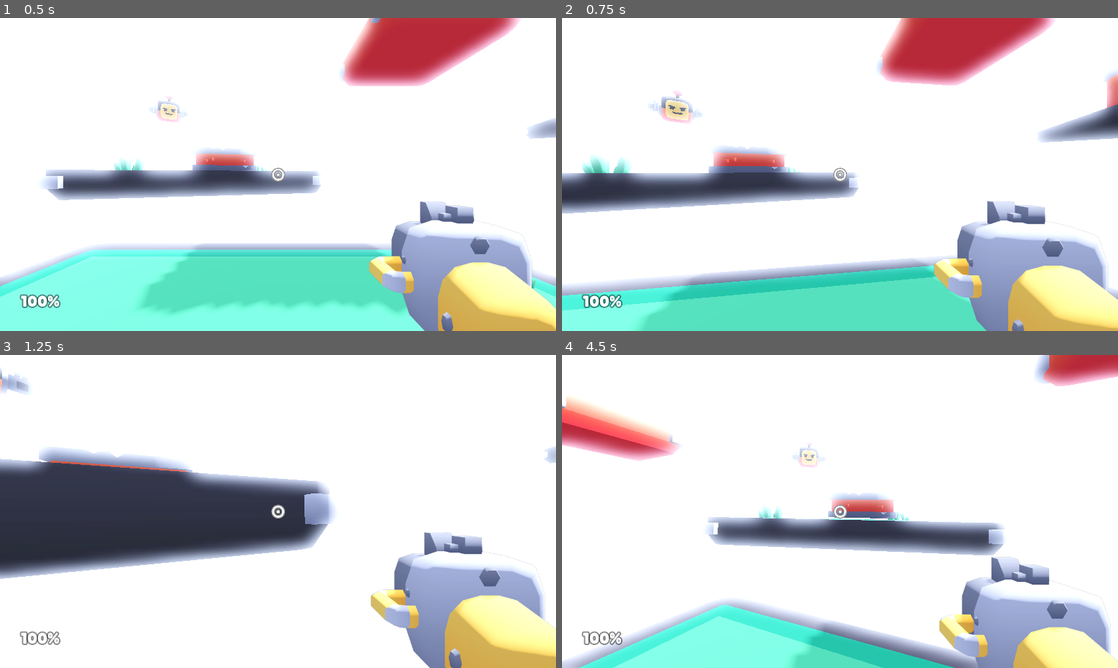
Above: before the commit, frames 1-4 (two rows, left to right).
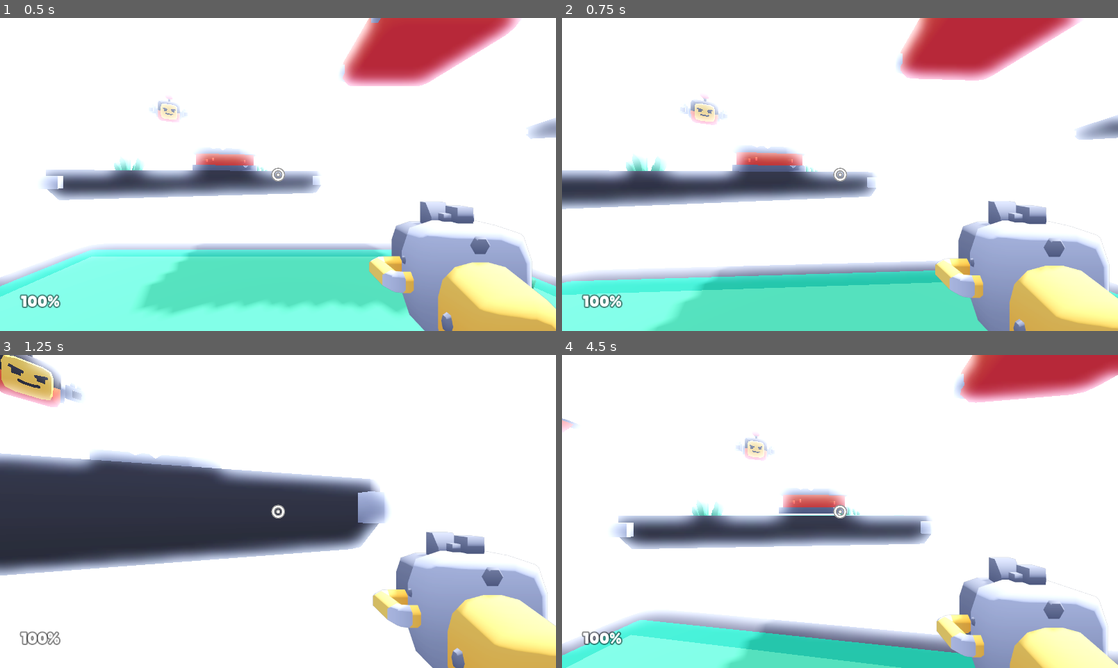
Above: after the commit, the same moments.

Repository: marcospb19/firestone
Game: Godot game, scene res://scenes/main.tscn
Same seed, same stepped clock (60 frames per second), same inputs: the game is played once before the commit and once after it.
Inputs (mouse positions are in pixels of both pictures, inside the frame that each line leads up to):
- Up to frame 1 (0.5 s): no input
- Up to frame 2 (0.75 s): move the mouse to (867, 174) at 0.52 s; hold W (move_forward) from 0.53 s (still down); click (867, 174) at 0.6 s
- Up to frame 3 (1.25 s): keep holding W (move_forward); tap Space (jump) at 0.77 s
- Up to frame 4 (4.5 s): keep holding W (move_forward); move the mouse to (812, 511) at 1.27 s; right-click (812, 511) at 1.35 s; tap Space (jump) at 1.52, 3.02, 3.77 s; click (812, 511) at 1.55 s; move the mouse to (851, 505) at 2.02 s; click (851, 505) at 2.1 s; move the mouse to (834, 517) at 2.77 s; tap E (weapon_toggle) at 2.85 s; click (834, 517) at 3.05 s; move the mouse to (878, 514) at 3.52 s; click (878, 514) at 3.6 s; move the mouse to (795, 508) at 4.27 s; right-click (795, 508) at 4.35 s

Frame 1 is identical in both runs. In frame 2, 14% of the frame differs, in the area x 0-100%, y 0-100%; in frame 3, 9.8%; in frame 4, 22%.

Commit message:
fix sensitivity scale
and remove roll camera rotation

Diff:
--- a/objects/player.gd
+++ b/objects/player.gd
@@ -20,8 +20,7 @@
 var weapon: Weapon
 var weapon_index := 0
 var mouse_captured := true
-var mouse_input: Vector2
-var mouse_sensitivity := 500
+var mouse_sensitivity := 0.0008
 var gamepad_sensitivity := 0.075
 var movement_velocity: Vector3
 var rotation_target: Vector3
@@ -56,9 +55,6 @@
 	velocity = applied_velocity
 	self.move_and_slide()
 
-	# Rotation
-	camera.rotation.z = -mouse_input.x * 25 * delta
-
 	camera.rotation.x = rotation_target.x
 	rotation.y = rotation_target.y
 
@@ -86,10 +82,8 @@
 
 func _input(event):
 	if event is InputEventMouseMotion and mouse_captured:
-		mouse_input = event.relative / mouse_sensitivity
-
-		rotation_target.y -= event.relative.x / mouse_sensitivity
-		rotation_target.x -= event.relative.y / mouse_sensitivity
+		rotation_target.y -= event.relative.x * mouse_sensitivity
+		rotation_target.x -= event.relative.y * mouse_sensitivity
 
 func handle_controls(delta: float):
 	# Mouse capture
@@ -100,8 +94,6 @@
 	if Input.is_action_just_pressed("mouse_capture_exit"):
 		Input.mouse_mode = Input.MOUSE_MODE_VISIBLE
 		mouse_captured = false
-
-		mouse_input = Vector2.ZERO
 
 	# Movement
 	var input := Input.get_vector("move_left", "move_right", "move_forward", "move_back")
